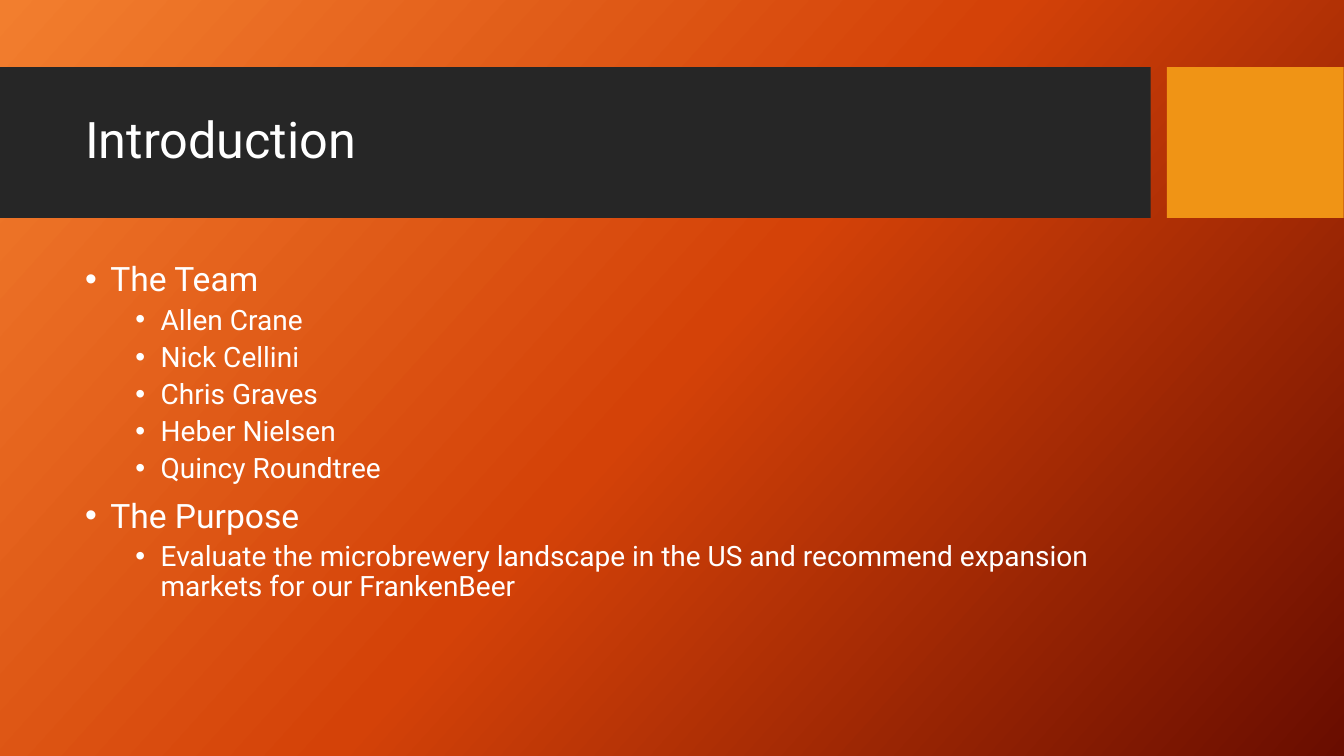
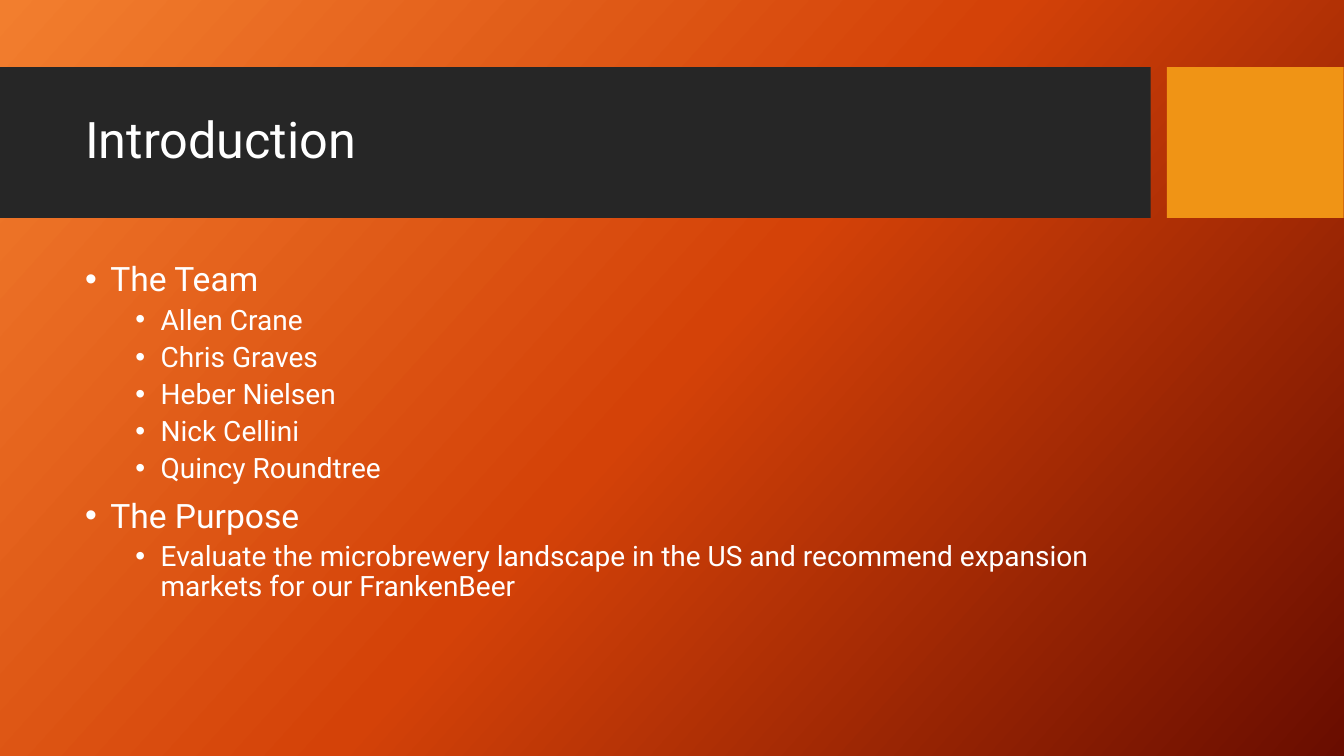
Before and after one commit to nickcellini/DDS-Case-Study-ACQN, a slide deck: slide 3 of Case Study - Project 1 - Final.pptx. Drawn at 1344x756 pixels with LibreOffice and Linux fonts; fonts in the diff are those of the drawing; background and template pictures are left out. Boxes give left, top, right and bottom in pixels: in the first picture for what was removed or moved away, otherwise in the second. Text is boxed around its words. In the diff, an @@ line names an element or a change of style, - is before the commit and + after.

```diff
--- a/Case Study - Project 1 - Final.pptx
+++ b/Case Study - Project 1 - Final.pptx
@@ text at <box>161,346,299,368</box>: paragraph removed @@
-  • Nick Cellini
@@ text at <box>161,420,299,442</box>: paragraph added @@
+  • Nick Cellini
```
Also in this commit, not shown: 6 other slides changed, 1 other file.
